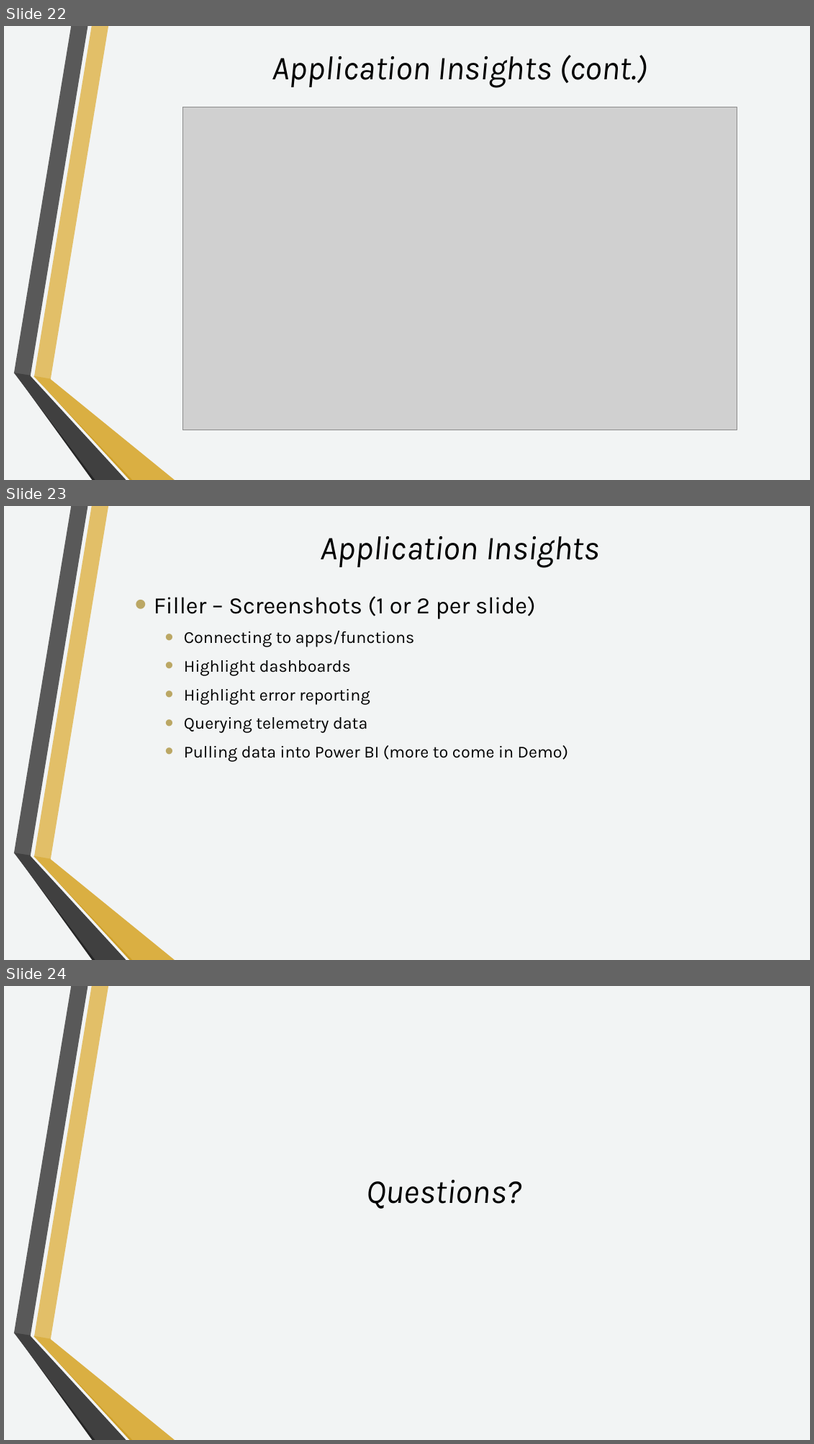
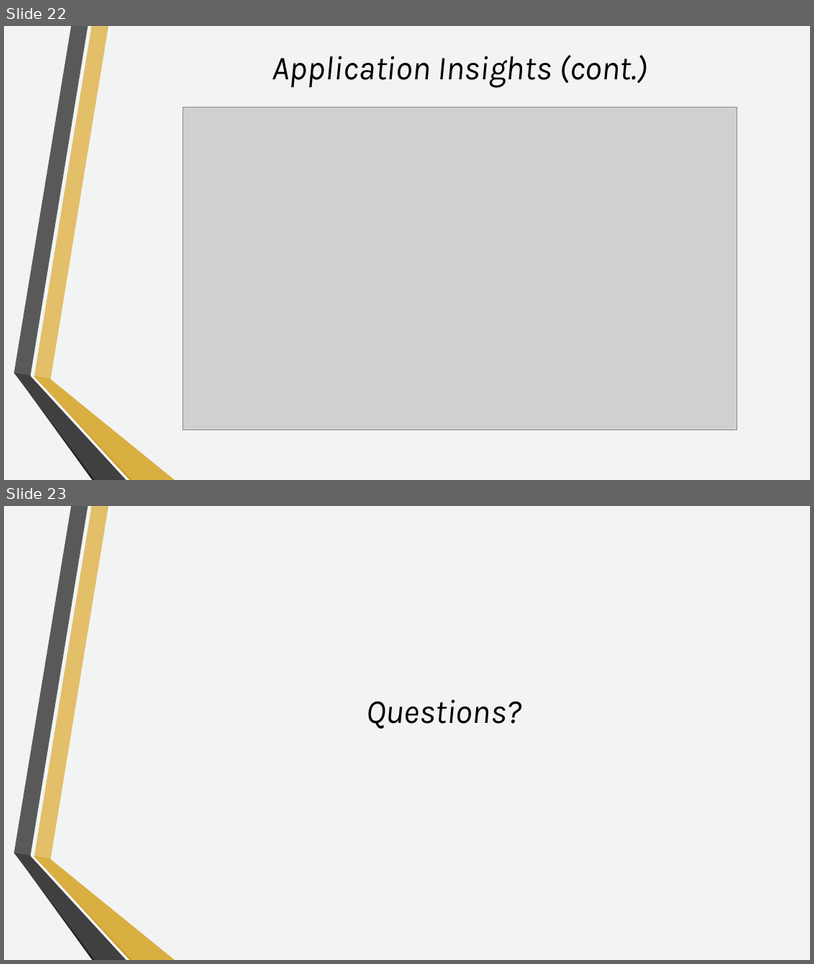
Before and after one commit to jglisson/IAOneDay, a slide deck: Docs/IA_OneDay_Azure.pptx. Shown one above the other, each under a label of ours: slides 22, 23 and 24 before the commit, slides 22 and 23 after it. The pictures are 814x1444 and 814x964 pixels, drawn with LibreOffice and Linux fonts; fonts in the diff are those of the drawing; grey boxes stand for pictures; background and template pictures are left out. Boxes give left, top, right and bottom in pixels: in the first picture for what was removed or moved away, otherwise in the second. Text is boxed around its words. In the diff, an @@ line names an element or a change of style, - is before the commit and + after.

```diff
--- a/Docs/IA_OneDay_Azure.pptx
+++ b/Docs/IA_OneDay_Azure.pptx
@@ slide 23 removed at [4, 506, 810, 960], background #F2F4F4; not listed: 6 template elements that a slide beside it also shows @@
@@ title removed at [320, 536, 600, 568] @@
-Application Insights
@@ text removed at [154, 596, 568, 762] @@
-• Filler – Screenshots (1 or 2 per slide)
-  • Connecting to apps/functions
-  • Highlight dashboards
-  • Highlight error reporting
-  • Querying telemetry data
-  • Pulling data into Power BI (more to come in Demo)
@@ what was slide 24 is now slide 23 @@
```
Also in this commit, not shown: 5 slides changed.
